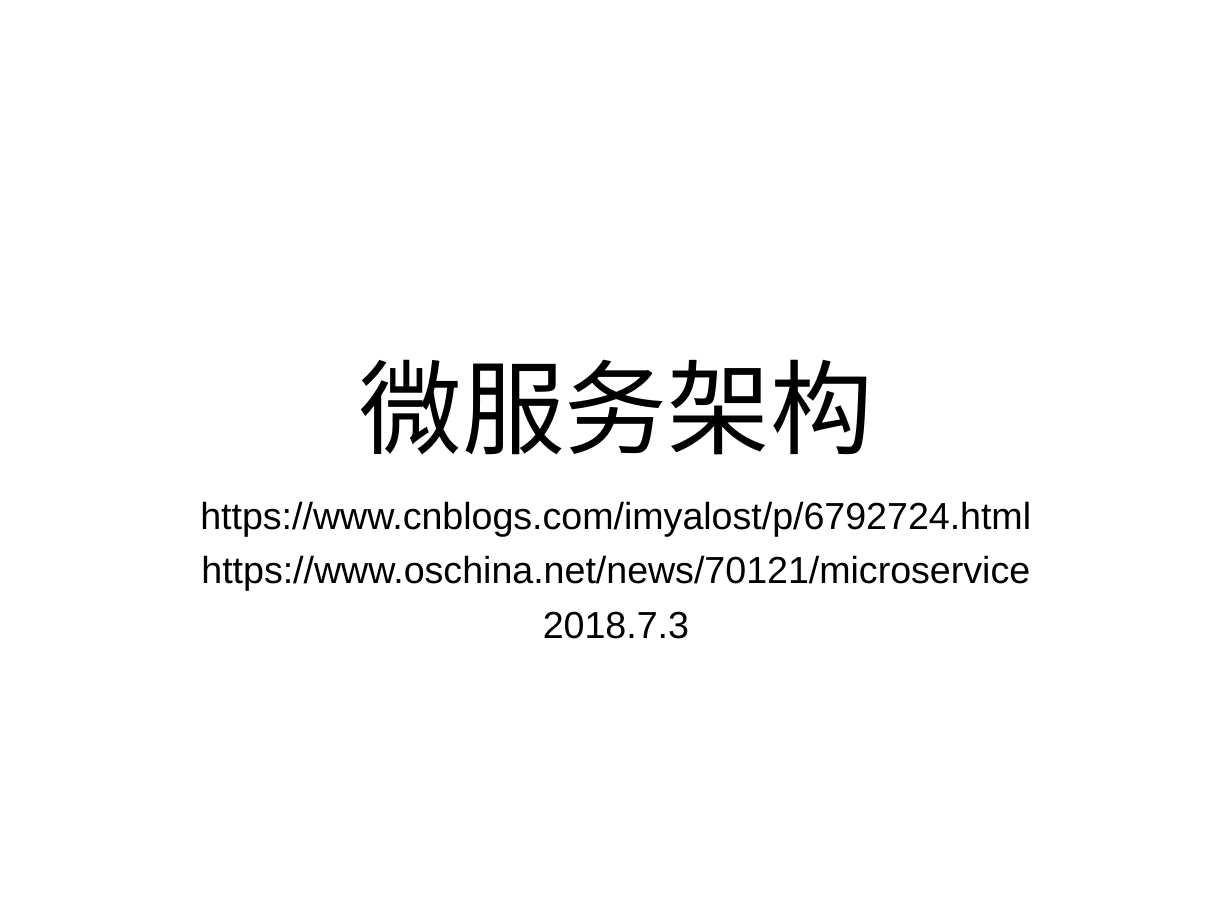
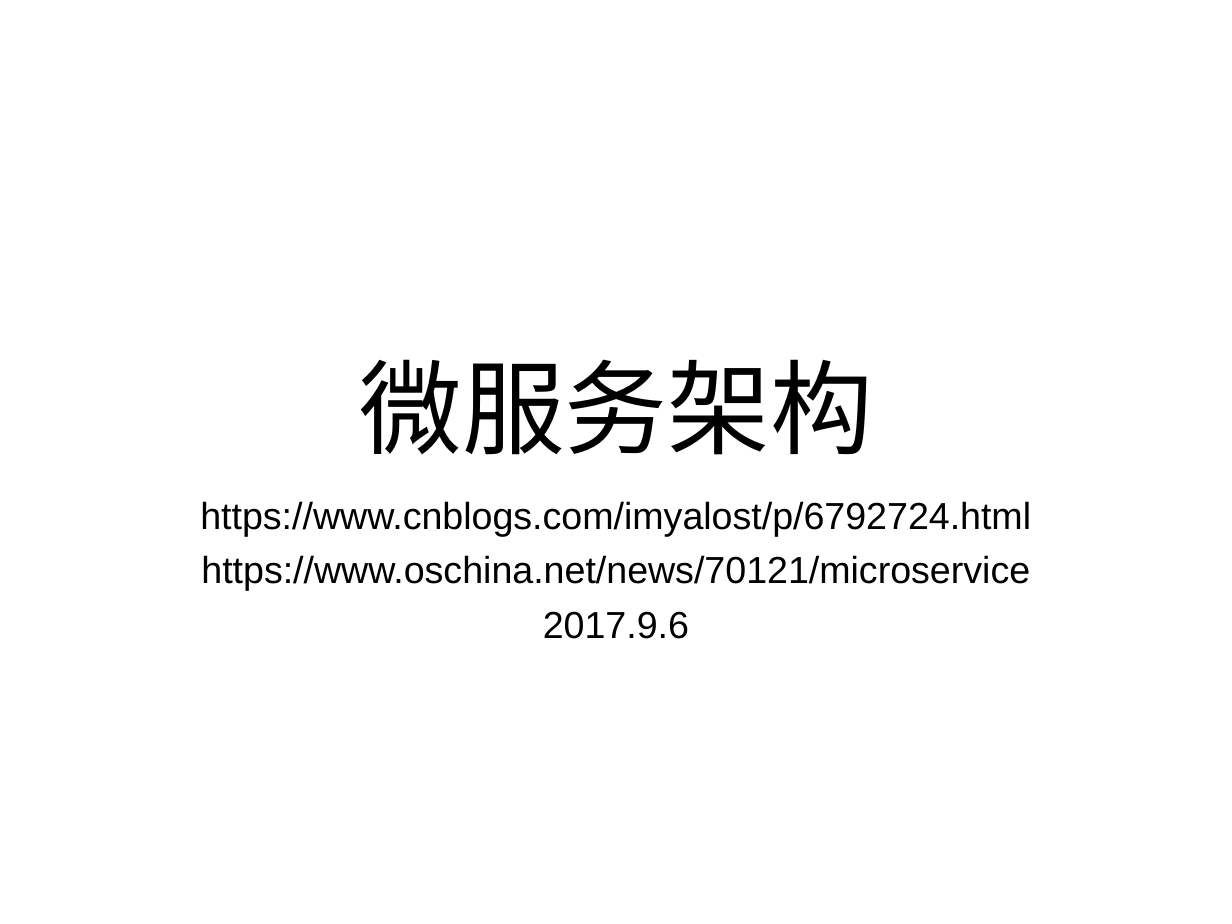
Before and after one commit to Wang-Ray/notes, a slide deck: slide 1 of Micro service.ppt. Drawn at 1232x924 pixels with LibreOffice and Linux fonts; fonts in the diff are those of the drawing; background and template pictures are left out. Boxes give left, top, right and bottom in pixels: in the first picture for what was removed or moved away, otherwise in the second. Text is boxed around its words. In the diff, an @@ line names an element or a change of style, - is before the commit and + after.

```diff
--- a/Micro service.ppt
+++ b/Micro service.ppt
@@ subtitle at (x1=543, y1=611, x2=689, y2=639): text changed @@
-2018.7.3
+2017.9.6
```
Also in this commit, not shown: 2 other files.
